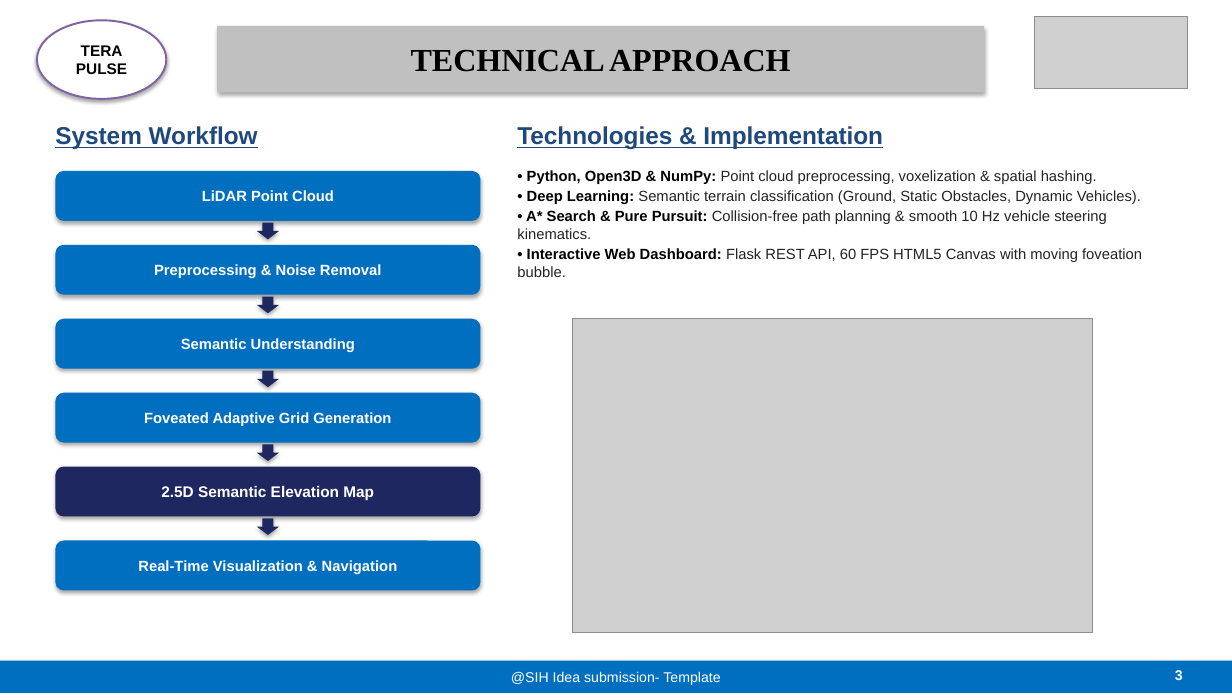
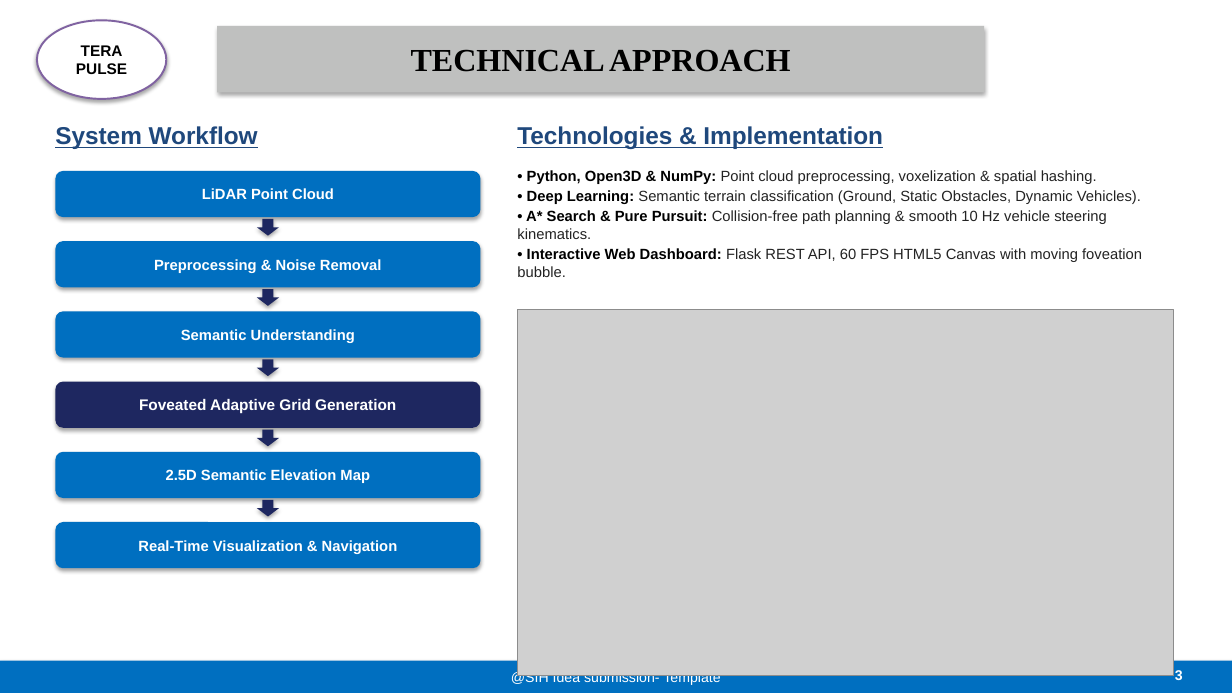
Before and after one commit to AbhayVerma628/SIH26053_Lidar, a slide deck: slide 3 of docs/SIH26053_TeraPulse_Official_Presentation.pptx. Drawn at 1232x693 pixels with LibreOffice and Linux fonts; fonts in the diff are those of the drawing; grey boxes stand for pictures. Boxes give left, top, right and bottom in pixels: in the first picture for what was removed or moved away, otherwise in the second. Text is boxed around its words. In the diff, an @@ line names an element or a change of style, - is before the commit and + after.

```diff
--- a/docs/SIH26053_TeraPulse_Official_Presentation.pptx
+++ b/docs/SIH26053_TeraPulse_Official_Presentation.pptx
@@ picture removed at [1035,17,1188,89] @@
@@ rounded rectangle "LiDAR Point Cloud": place and size @@
-rounded rectangle "LiDAR Point Cloud" at [55,171,481,221]
+rounded rectangle "LiDAR Point Cloud" at [55,171,481,217]
@@ down arrow: place and size @@
-down arrow at [257,223,279,239]
+down arrow at [257,219,279,236]
@@ rounded rectangle "Preprocessing & Noise Removal": place and size @@
-rounded rectangle "Preprocessing & Noise Removal" at [55,245,481,295]
+rounded rectangle "Preprocessing & Noise Removal" at [55,241,481,287]
@@ picture: place and size @@
-picture at [573,319,1093,633]
+picture at [518,310,1174,677]
@@ rounded rectangle "Foveated Adaptive Grid Generation": place and size @@
-rounded rectangle "Foveated Adaptive Grid Generation" at [55,393,481,443]
+rounded rectangle "Foveated Adaptive Grid Generation" at [55,382,481,428]
@@ rounded rectangle "Foveated Adaptive Grid Generation" at [55,382,481,428]: size 11.5 to 12 pt; fill #006FC0 to #1E2760 @@
@@ 2 down arrows, 1 rounded rectangle: place and size @@
-2 down arrows, 1 rounded rectangle at [55,297,481,387]
+2 down arrows, 1 rounded rectangle at [55,289,481,376]
@@ down arrow: place and size @@
-down arrow at [257,445,279,461]
+down arrow at [257,430,279,446]
@@ rounded rectangle "2.5D Semantic Elevation Map": place and size @@
-rounded rectangle "2.5D Semantic Elevation Map" at [55,467,481,517]
+rounded rectangle "2.5D Semantic Elevation Map" at [55,452,481,498]
@@ rounded rectangle "2.5D Semantic Elevation Map" at [55,452,481,498]: size 12 to 11.5 pt; fill #1E2760 to #006FC0 @@
@@ down arrow: place and size @@
-down arrow at [257,518,279,535]
+down arrow at [257,500,279,517]
@@ rounded rectangle "Real-Time Visualization & Navigation": place and size @@
-rounded rectangle "Real-Time Visualization & Navigation" at [55,541,481,591]
+rounded rectangle "Real-Time Visualization & Navigation" at [55,522,481,568]
```
Also in this commit, not shown: 5 other slides changed, 4 other files.
